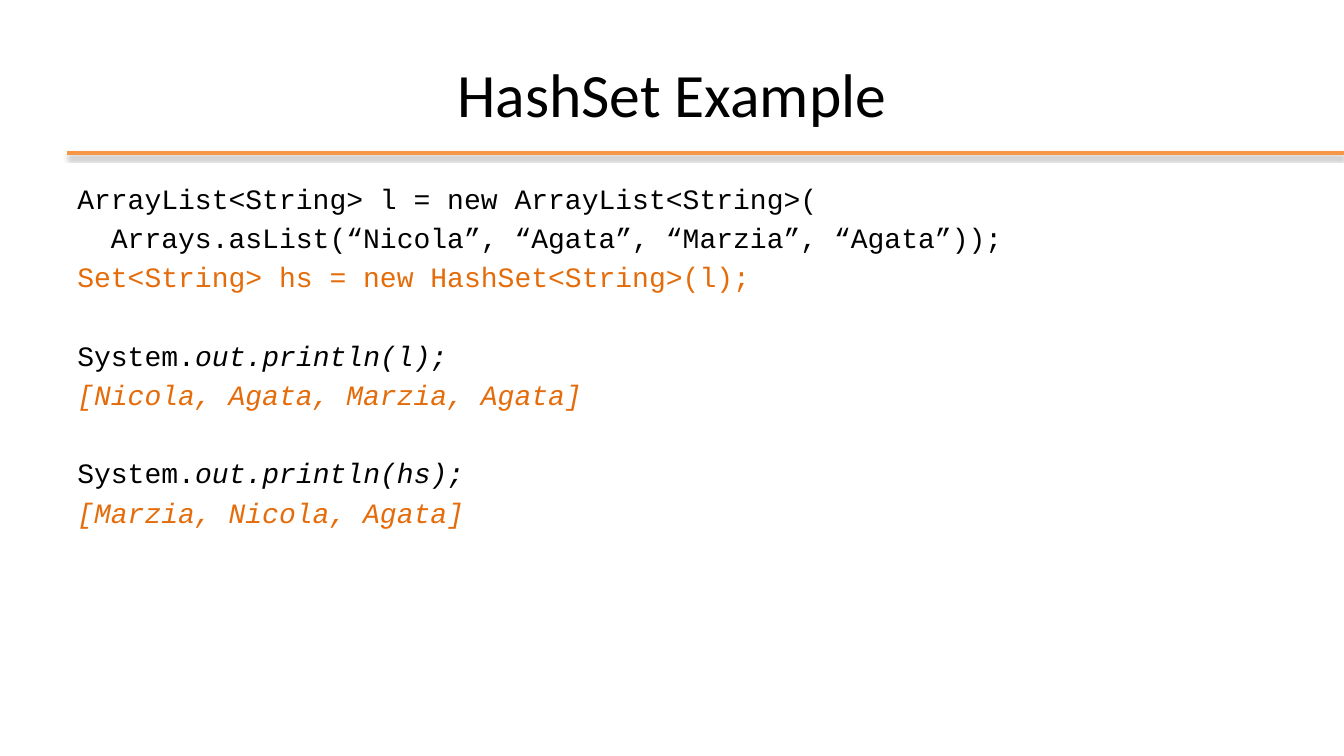
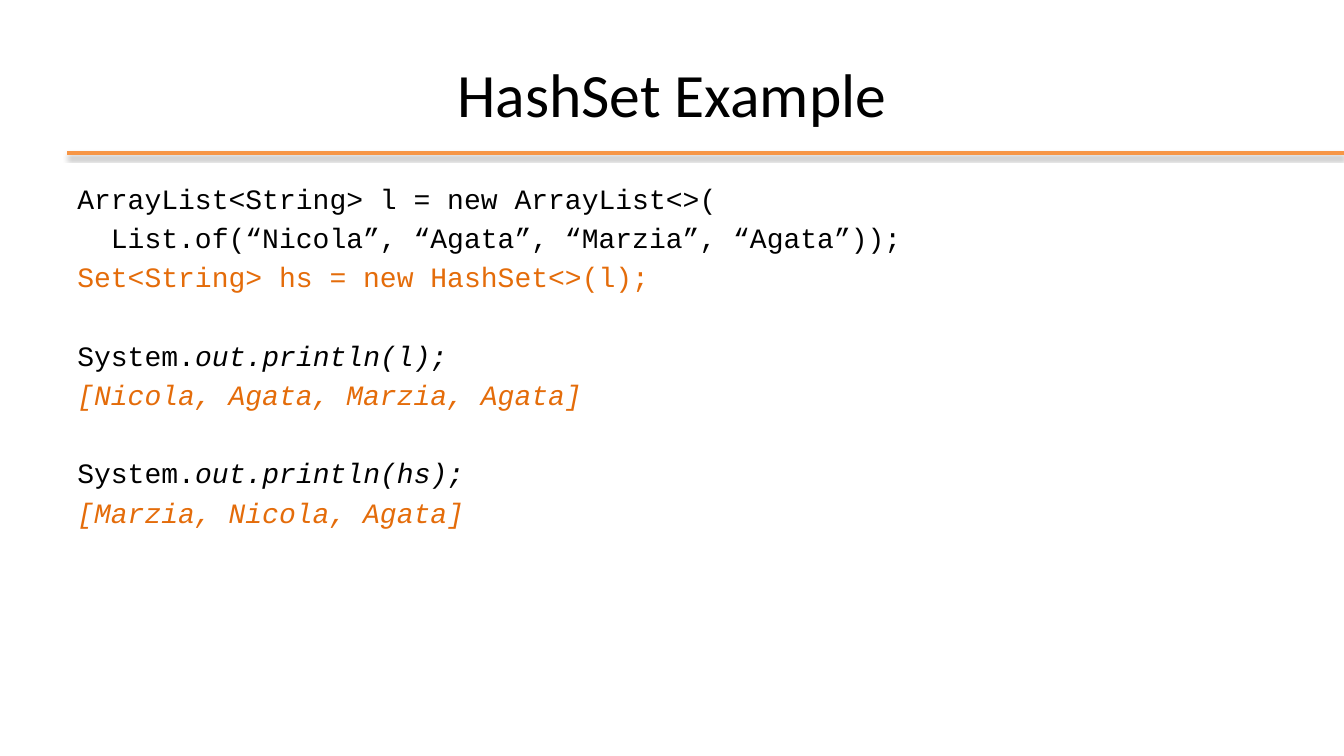
Before and after one commit to plctechnician/ooprogramming, a slide deck: slide 23 of java/slides/ppt/04 - Java Data Structures.pptx. Drawn at 1344x756 pixels with LibreOffice and Linux fonts; fonts in the diff are those of the drawing; background and template pictures are left out. Boxes give left, top, right and bottom in pixels: in the first picture for what was removed or moved away, otherwise in the second. Text is boxed around its words. In the diff, an @@ line names an element or a change of style, - is before the commit and + after.

```diff
--- a/java/slides/ppt/04 - Java Data Structures.pptx
+++ b/java/slides/ppt/04 - Java Data Structures.pptx
@@ text at (77, 189, 901, 293): text changed @@
-ArrayList<String> l = new ArrayList<String>(
-Arrays.asList(“Nicola”, “Agata”, “Marzia”, “Agata”));
-Set<String> hs = new HashSet<String>(l);
+ArrayList<String> l = new ArrayList<>(
+List.of(“Nicola”, “Agata”, “Marzia”, “Agata”));
+Set<String> hs = new HashSet<>(l);
```
Also in this commit, not shown: 12 other slides changed.
